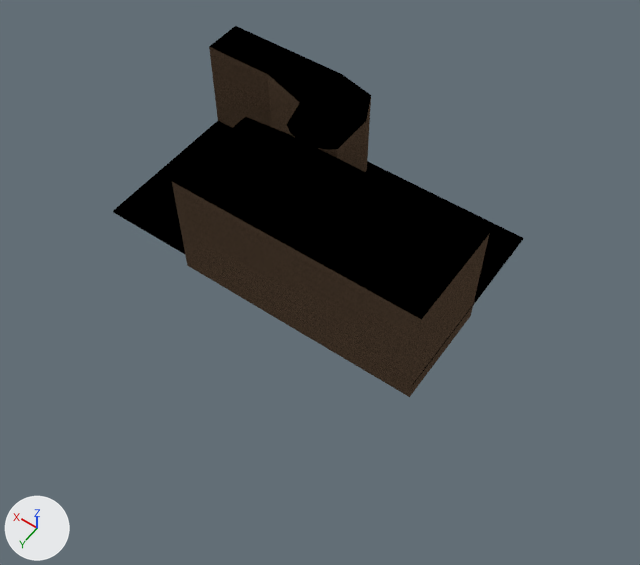
Two versions of the Blender file Assets/World/C8L1/raw/C8L1.blend, one commit apart.
Rendered twice from a 50 mm lens placed at (-224.0, 232.0, 272.0), pointed at (-101.0, 60.0, 1.0). Arrows for +X, +Y and +Z are at lower left; the lights stay in place.

Names of what the first picture shows: 'Room1', 'Room1_KillTrigger'.
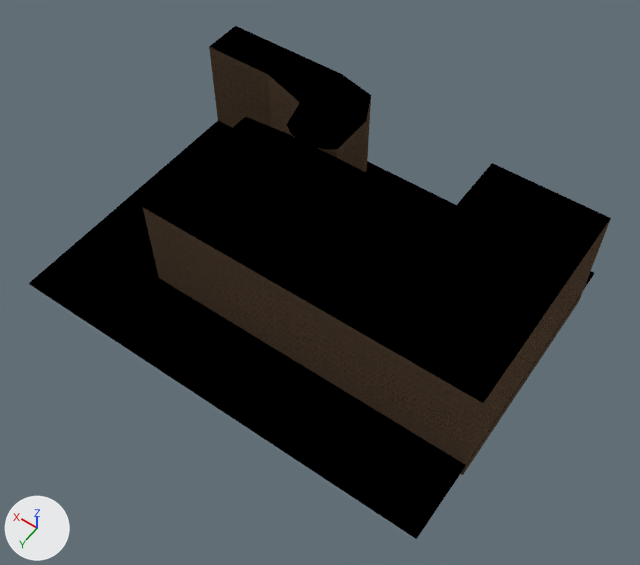
What differs and where, as boxes (x1, y1, x2, y2) in the pictures (640 x 565 px):
```json
{"object": "Room1", "change": "reshaped", "before": [172, 26, 489, 397], "after": [143, 26, 611, 475], "on screen": "47% wider, 21% taller"}
{"object": "Room1_KillTrigger", "change": "reshaped", "before": [113, 121, 523, 387], "after": [29, 121, 594, 539], "on screen": "38% wider, 57% taller"}
{"part": 1, "of": "me_cube_001", "change": "built on", "before": [172, 179, 489, 397], "after": [143, 163, 611, 475]}
```

The change, as JSON lines over the scene's bpy script:
```json
{"block": "me_cube_001", "where": "# used by ob_room1; location = (0.0, 0.0, 0.0)"}
{"op": "remove", "block": "me_cube_001", "code": "me_cube_001.from_pydata(...)  # 70 vertices, 67 faces; spans x -152.0..-1.0, y -14.0..74.0, z -16.0..34.0"}
{"op": "add", "block": "me_cube_001", "code": "me_cube_001.from_pydata(...)  # 84 vertices, 77 faces; spans x -184.0..-1.0, y -14.0..90.0, z -16.0..34.0"}
{"block": "me_cube_001", "change": "me_cube_001 part 1"}
{"block": "me_cube_001", "change": "4 vertices are removed from x -152.0, y 28.0..74.0, z -16.0..34.0"}
{"block": "me_cube_001", "change": "18 faces are deleted"}
{"block": "me_cube_001", "change": "6 vertices move from x -152.0..-43.0, y 42.0..74.0, z -16.0..34.0 to x -136.0..-43.0, y 42.0..90.0, z -16.0..34.0"}
{"block": "me_cube_001", "change": "11 vertices are added at x -184.0..-35.0, y -14.0..90.0, z -16.0..26.0"}
{"block": "me_cube_001", "change": "7 new vertices lie (0.0, 0.0, 50.0) away from vertices in x -184.0..-136.0, y -4.0..90.0, z -16.0"}
{"block": "me_cube_001", "change": "18 new faces join them, mat_tri_cavewall"}
{"block": "me_cube_001", "change": "10 new faces join them, mat_ef_black"}
{"block": "me_cube_002", "where": "me_cube_002.from_pydata(...)  # 8 vertices, 6 faces; spans x -14.0..74.0, y 3.0..152.5, z -9.0..-8.0"}
{"block": "me_cube_002", "where": "# used by ob_room1_killtrigger; location = (0.0, 0.0, 0.0); rotation_euler = (0.0, 0.0, 1.571), in degrees (0, 0, 90)"}
{"block": "me_cube_002", "change": "me_cube_002 part 2"}
{"op": "set", "path": "me_cube_002.vertices[1].co", "old": "(-14.0, 152.5, -8.0)", "new": "(-14.0, 184.5, -8.0)", "note": "pixel (523, 237) -> pixel (594, 272)"}
{"op": "set", "path": "me_cube_002.vertices[2].co", "old": "(74.0, 152.5, -8.0)", "new": "(122.0, 184.5, -8.0)", "note": "pixel (411, 386) -> pixel (416, 538)"}
{"op": "set", "path": "me_cube_002.vertices[3].co", "old": "(74.0, 3.0, -8.0)", "new": "(122.0, 3.0, -8.0)", "note": "pixel (112, 210) -> pixel (29, 283)"}
{"op": "set", "path": "me_cube_002.vertices[4].co", "old": "(74.0, 152.5, -9.0)", "new": "(122.0, 184.5, -9.0)", "note": "pixel (411, 387) -> pixel (416, 539)"}
{"op": "set", "path": "me_cube_002.vertices[5].co", "old": "(74.0, 3.0, -9.0)", "new": "(122.0, 3.0, -9.0)", "note": "pixel (113, 212) -> pixel (29, 284)"}
{"op": "set", "path": "me_cube_002.vertices[7].co", "old": "(-14.0, 152.5, -9.0)", "new": "(-14.0, 184.5, -9.0)", "note": "pixel (523, 239) -> pixel (594, 274)"}
```
